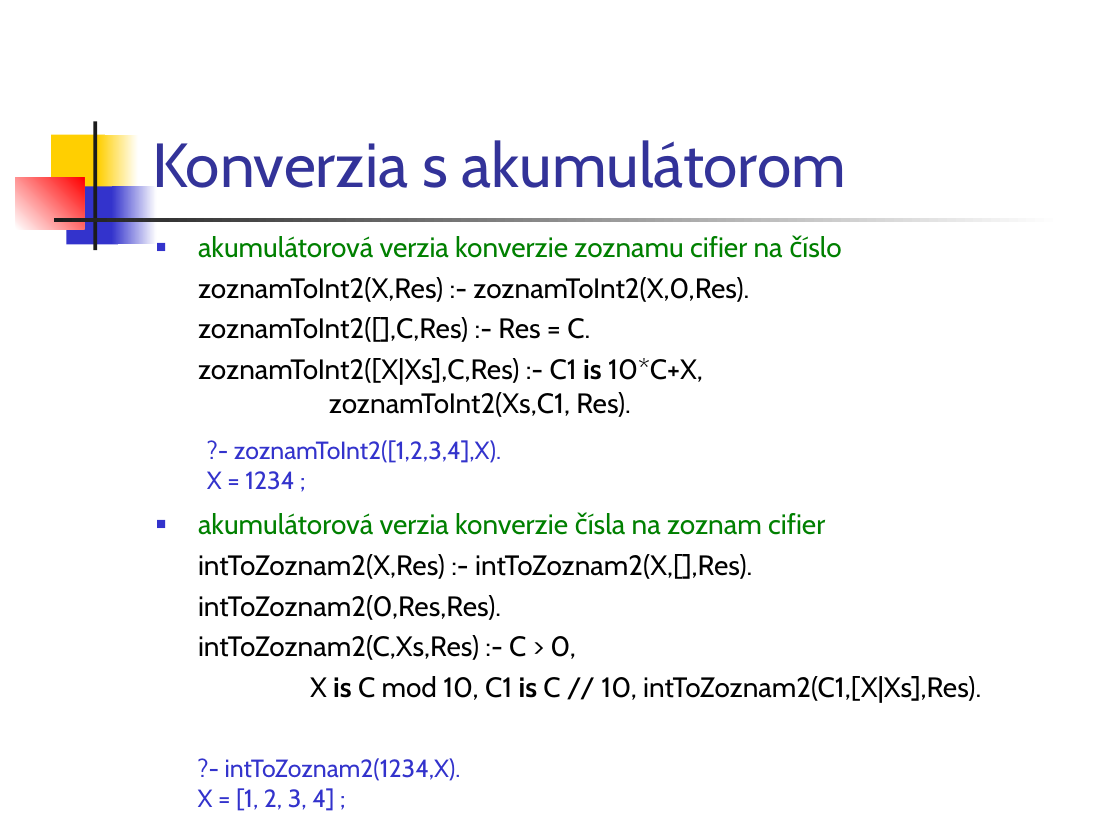
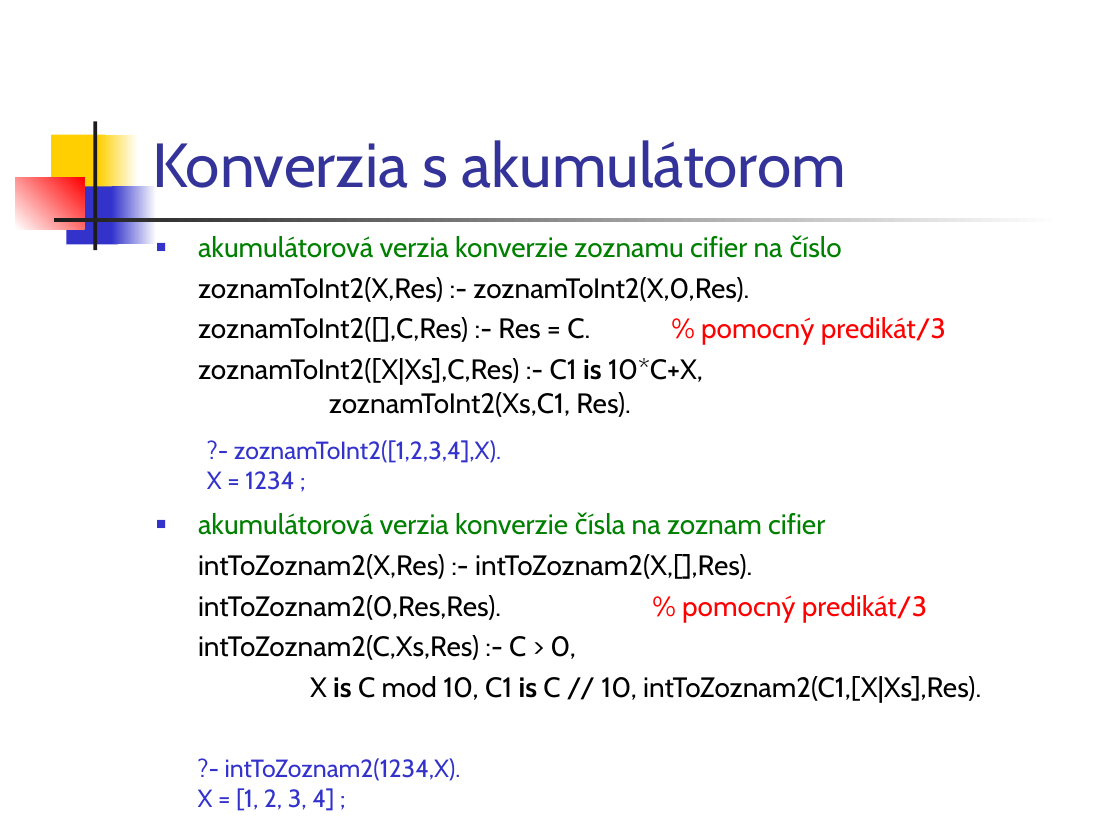
Before and after one commit to paradigmy/Prednasky, a slide deck: slide 21 of 10/logicke1.ppt. Drawn at 1120x840 pixels with LibreOffice and Linux fonts; fonts in the diff are those of the drawing. Boxes give left, top, right and bottom in pixels: in the first picture for what was removed or moved away, otherwise in the second. Text is boxed around its words. In the diff, an @@ line names an element or a change of style, - is before the commit and + after.

```diff
--- a/10/logicke1.ppt
+++ b/10/logicke1.ppt
@@ text at bbox=[198, 317, 946, 345]: text changed @@
-zoznamToInt2([],C,Res) :- Res = C.
+zoznamToInt2([],C,Res) :- Res = C. % pomocný predikát/3
@@ text at bbox=[198, 595, 927, 622]: text changed @@
-intToZoznam2(0,Res,Res).
+intToZoznam2(0,Res,Res). % pomocný predikát/3
```
Also in this commit, not shown: 10 other slides changed, 4 other files.
